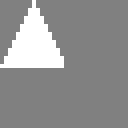
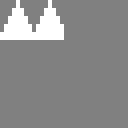
Layer changes from the first w=128, h=128 image to the second:
painted on "Layer 1" over [0,0,64,68]
added layer "spike" above "Layer 0" over [0,0,64,40]
